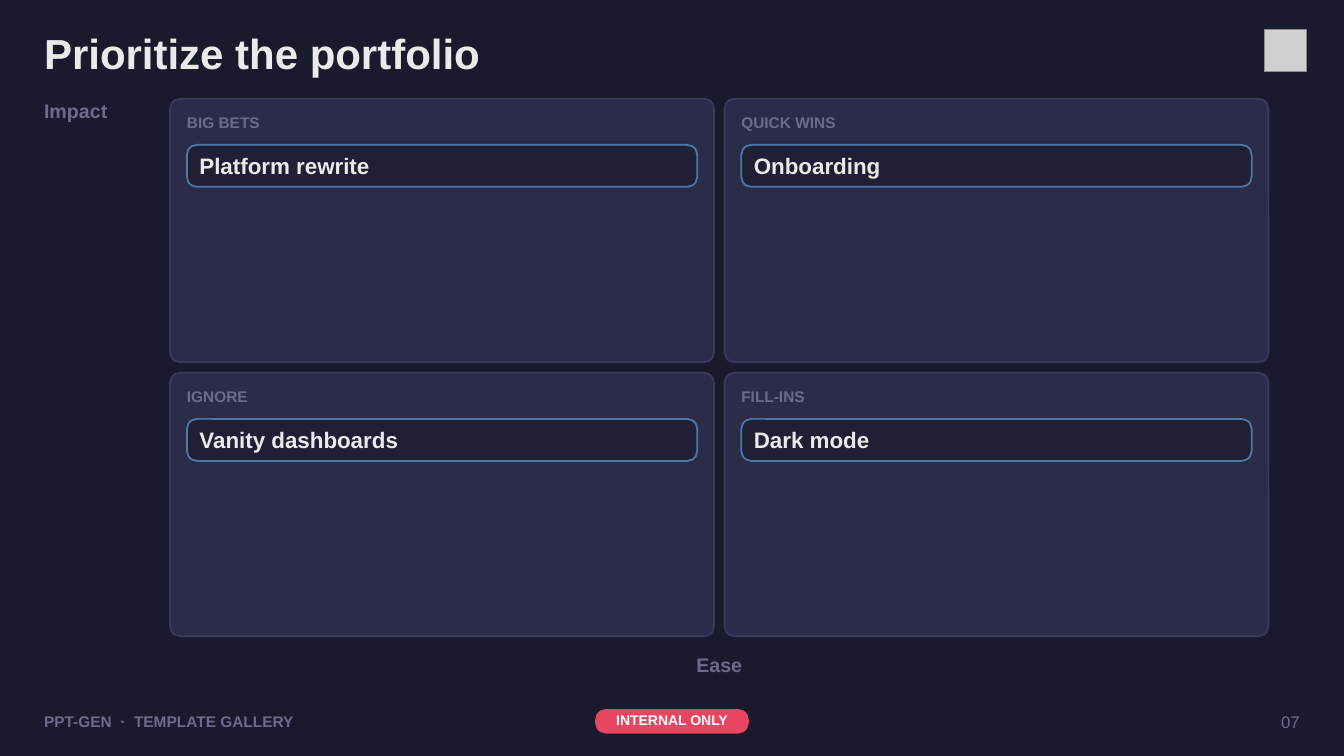
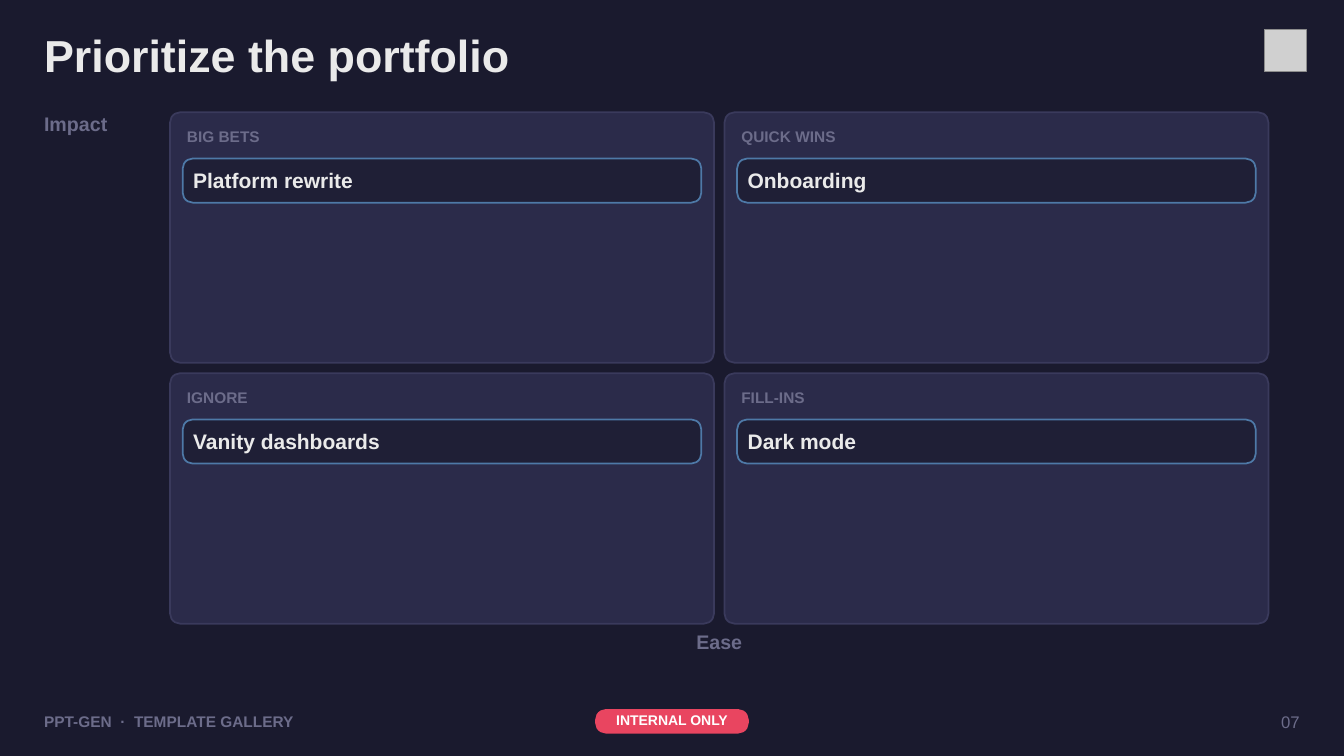
Before and after one commit to dhanesh123in/ppt-gen, a slide deck: slide 7 of examples/template-gallery.pptx. Drawn at 1344x756 pixels with LibreOffice and Linux fonts; fonts in the diff are those of the drawing; grey boxes stand for pictures. Boxes give left, top, right and bottom in pixels: in the first picture for what was removed or moved away, otherwise in the second. Text is boxed around its words. In the diff, an @@ line names an element or a change of style, - is before the commit and + after.

```diff
--- a/examples/template-gallery.pptx
+++ b/examples/template-gallery.pptx
@@ text "Prioritize the portfolio" at [44,39,509,81]: size 30 to 32 pt @@
@@ text "Impact": place and size @@
-text "Impact" at [44,104,107,122]
+text "Impact" at [44,117,107,135]
@@ rounded rectangle: place and size @@
-rounded rectangle at [170,99,715,362]
+rounded rectangle at [170,112,715,362]
@@ rounded rectangle: place and size @@
-rounded rectangle at [725,99,1269,362]
+rounded rectangle at [725,112,1269,362]
@@ text "BIG BETS": place and size @@
-text "BIG BETS" at [187,117,260,128]
+text "BIG BETS" at [187,131,260,142]
@@ text "QUICK WINS": place and size @@
-text "QUICK WINS" at [741,117,835,131]
+text "QUICK WINS" at [741,131,835,145]
@@ rounded rectangle: place and size @@
-rounded rectangle at [187,145,697,188]
+rounded rectangle at [182,158,702,203]
@@ text "Platform rewrite": place and size @@
-text "Platform rewrite" at [199,157,369,174]
+text "Platform rewrite" at [193,172,353,188]
@@ proportions changed in 8 elements at [182,419,702,464], [737,419,1256,464], [170,112,715,362], [725,112,1269,362], [170,373,715,623], [725,373,1269,623], [182,158,702,203], [737,158,1256,203] @@
@@ rounded rectangle: place and size @@
-rounded rectangle at [741,145,1251,188]
+rounded rectangle at [737,158,1256,203]
@@ size 16 to 15 pt in 4 elements at [193,433,380,454], [748,433,856,449], [193,172,353,188], [748,172,867,193] @@
@@ text "Onboarding": place and size @@
-text "Onboarding" at [754,157,880,179]
+text "Onboarding" at [748,172,867,193]
@@ rounded rectangle: place and size @@
-rounded rectangle at [170,373,715,636]
+rounded rectangle at [170,373,715,623]
@@ rounded rectangle: place and size @@
-rounded rectangle at [725,373,1269,636]
+rounded rectangle at [725,373,1269,623]
@@ rounded rectangle: place and size @@
-rounded rectangle at [187,419,697,462]
+rounded rectangle at [182,419,702,464]
@@ rounded rectangle: place and size @@
-rounded rectangle at [741,419,1251,462]
+rounded rectangle at [737,419,1256,464]
@@ text "Ease": place and size @@
-text "Ease" at [696,658,742,672]
+text "Ease" at [696,635,742,649]
```
Also in this commit, not shown: 14 other slides changed, 1 slide added, 14 other files.
